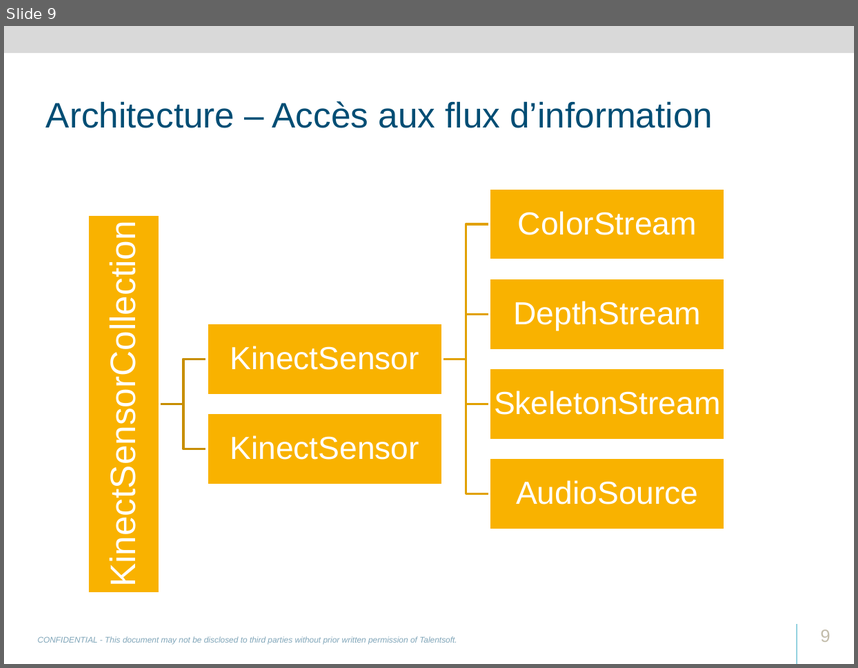
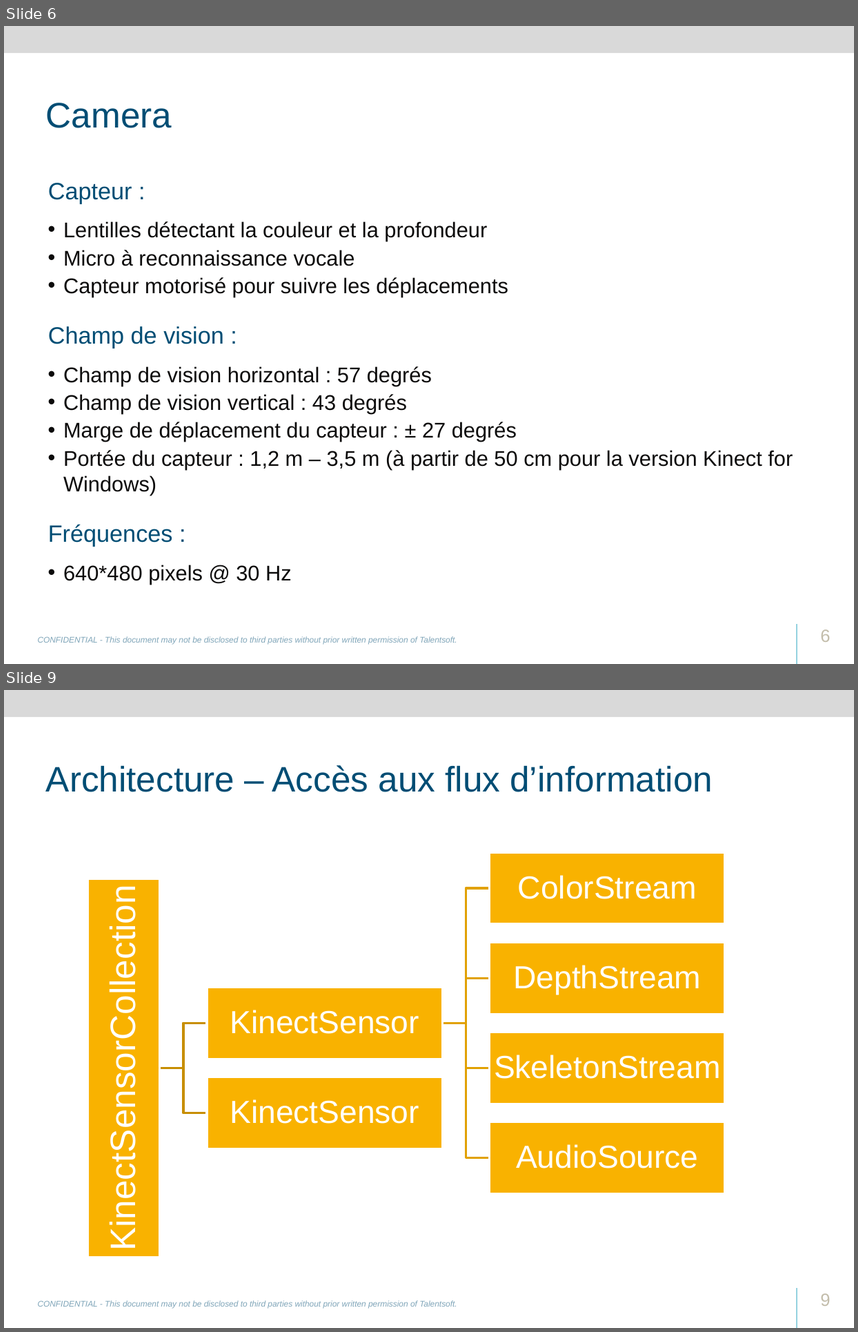
Before and after one commit to svanacker/cen-info-kinect, a slide deck: Talentsoft-RD-Academy-Kinect.pptx. Shown one above the other, each under a label of ours: slide 9 before the commit, slides 6 and 9 after it; the slides between them are not shown. The pictures are 858x668 and 858x1332 pixels, drawn with LibreOffice and Linux fonts; fonts in the diff are those of the drawing; background and template pictures are left out. Boxes give left, top, right and bottom in pixels: in the first picture for what was removed or moved away, otherwise in the second. Text is boxed around its words. In the diff, an @@ line names an element or a change of style, - is before the commit and + after.

Commit message:
Update the Powerpoint presentation, Add Stop / Start / Left / Right commands from Vocal

```diff
--- a/Talentsoft-RD-Academy-Kinect.pptx
+++ b/Talentsoft-RD-Academy-Kinect.pptx
@@ slide 6 added at [4,26,854,664], background #FFFFFF; not listed: 3 template elements that a slide beside it also shows @@
@@ title added at [46,103,172,128], 30 pt, text #004D74 @@
+Camera
@@ text added at [48,183,793,584], 18 pt, text #0B0A0A @@
+• Capteur :
+  • Lentilles détectant la couleur et la profondeur
+  • Micro à reconnaissance vocale
+  • Capteur motorisé pour suivre les déplacements
+• Champ de vision :
+  • Champ de vision horizontal : 57 degrés
+  • Champ de vision vertical : 43 degrés
+  • Marge de déplacement du capteur : ± 27 degrés
+  • Portée du capteur : 1,2 m – 3,5 m (à partir de 50 cm pour la version Kinect for Windows)
+• Fréquences :
+  • 640*480 pixels @ 30 Hz
@@ page number added at [820,629,830,641], 15 pt, text #C3BDAB @@
+6
```
Also in this commit, not shown: 4 slides changed, 8 other slides added, 2 slides removed, 4 other files.
